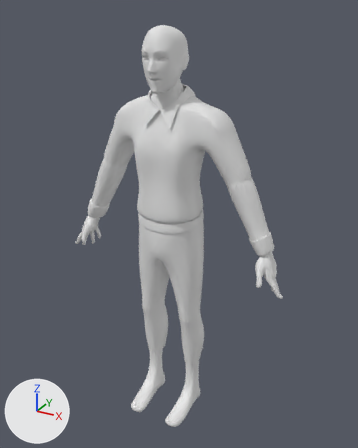
One commit to the FBX model Overdue/Assets/Art/3D Models/Characters/Professor/Professor.fbx: the scene before it, then after it.
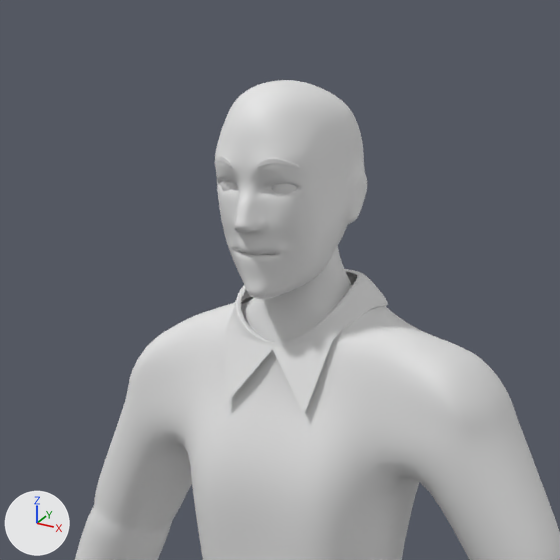
The first picture shows the older version from a 50 mm lens placed at (0.0398, -0.0688, 0.0733), pointed at (0.0012, 0.0014, 0.0382). The close-ups show both versions on the part from 21% to 70% of the width and 0% to 39% of the height of that picture; other places that the commit changed are outside them. Arrows for +X, +Y and +Z are at lower left; the lights stay in place. Materials are left out; every surface is plain grey. Where no turn or scale is listed for an object, it has been applied to the vertices.

In view in the first close-up: 'Base_Face', 'Body', 'Shirt'.
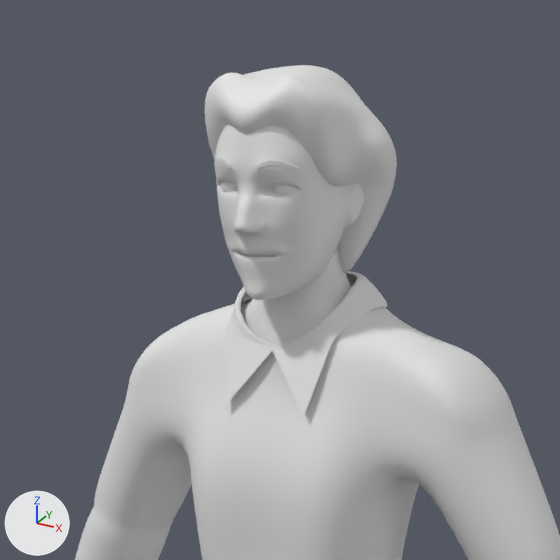
The change, as a list of edits to the scene's bpy script:
```text
Add me_mesh_018_1:
    me_mesh_018_1.from_pydata(...)  # 1442 vertices, 1440 faces; spans x -0.00442..0.00451, y -0.00492..0.00432, z 0.06147..0.07129
Add ob_adchar_reselosac_act02_hair_main:
    ob_adchar_reselosac_act02_hair_main = bpy.data.objects.new('ADCHAR_ReselosaC_Act02:Hair_Main', me_mesh_018_1)
    ob_adchar_reselosac_act02_hair_main.location = (0.0, 0.0, 0.0)
```

Boxes (x1, y1, x2, y2) around the edits, measured in the close-ups (560 x 560 px):
'ADCHAR_ReselosaC_Act02:Hair_Main', added
    after: (205, 65, 397, 274)
